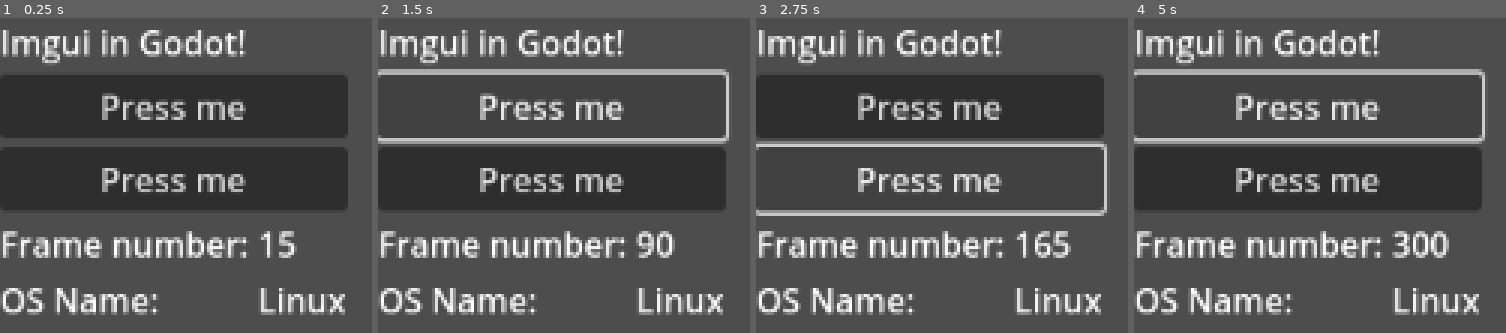
Above: before the commit, frames 1-4 (left to right).
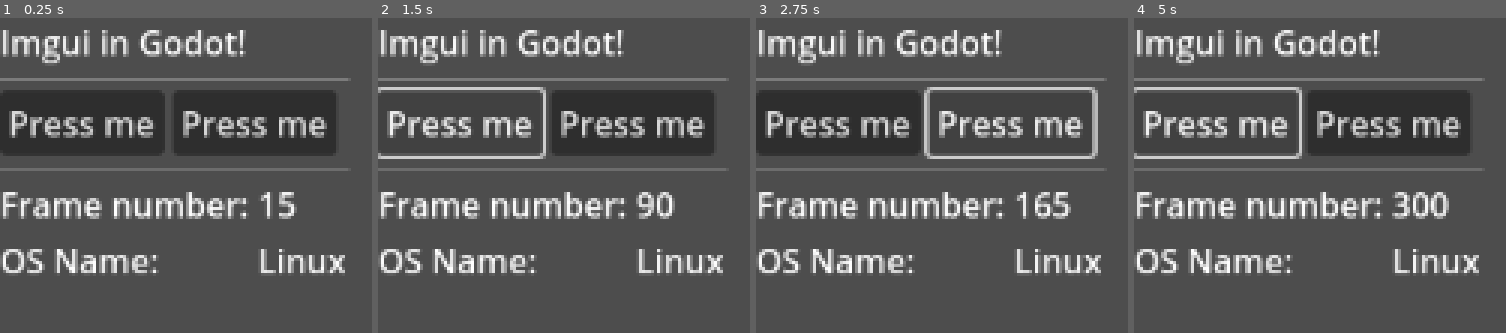
Above: after the commit, the same moments.

Repository: VojtaStruhar/imgui-godot
Game: Godot game, scene res://main.tscn
Two runs of this game, one before a commit and one after it. Both use one fixed random seed, a clock stepped at 60 frames per second and the inputs below.
Inputs:
- Up to frame 1 (0.25 s): no input
- Up to frame 2 (1.5 s): click "Press me" at 0.5 s; click "Press me" at 1.25 s
- Up to frame 3 (2.75 s): click "Press me" at 2 s
- Up to frame 4 (5 s): click "Press me" at 2.75 s; click "Press me" at 3.5 s; click "Press me" at 4.25 s

The runs differ from the first frame. In frame 1, 38% of the frame differs, in the area x 0-94%, y 18-95%; in frame 2, 36%; in frame 3, 29%; in frame 4, 37%.

Commit message:
Formatting, hbox, separators

Diff:
--- a/imgui.gd
+++ b/imgui.gd
@@ -1,11 +1,10 @@
-class_name ImGui extends Control
+class_name ImGui
+extends Control
 
 var __parent: Control = self
-
-var __inputs: Dictionary[NodePath, Dictionary] = {}
+var __inputs: Dictionary[NodePath, Dictionary] = { }
 ## Call depth
 var __cursor: Array[int] = [0]
-
 
 func _process(_delta: float) -> void:
 	if get_child_count() != 0:
@@ -15,6 +14,7 @@
 	__cursor[0] = 0
 
 	begin_vbox()
+
 
 func label(text: String) -> void:
 	var current := _get_current_node()
@@ -27,7 +27,32 @@
 		current = l
 
 	current.text = text
-	__cursor[__cursor.size()-1] += 1  # Next node
+	__cursor[__cursor.size() - 1] += 1 # Next node
+
+
+func separator_h() -> void:
+	var current := _get_current_node()
+	if current is not HSeparator:
+		_destroy_rest_of_this_layout_level()
+		var hs := HSeparator.new()
+		hs.name = str(__cursor).validate_node_name()
+		__parent.add_child(hs)
+		current = hs
+
+	__cursor[__cursor.size() - 1] += 1 # Next node
+
+
+func separator_v() -> void:
+	var current := _get_current_node()
+	if current is not HSeparator:
+		_destroy_rest_of_this_layout_level()
+		var hs := HSeparator.new()
+		hs.name = str(__cursor).validate_node_name()
+		__parent.add_child(hs)
+		current = hs
+
+	__cursor[__cursor.size() - 1] += 1 # Next node
+
 
 func button(text: String) -> bool:
 	var current := _get_current_node()
@@ -42,8 +67,9 @@
 	current.text = text
 	var np := self.get_path_to(current)
 
-	__cursor[__cursor.size()-1] += 1  # Next node
+	__cursor[__cursor.size() - 1] += 1 # Next node
 	return __inputs.erase(np)
+
 
 func begin_vbox() -> void:
 	var c := _get_current_node()
@@ -57,15 +83,38 @@
 	__parent = c
 	__cursor.append(0)
 
+
 func end_vbox() -> void:
 	assert(__parent is VBoxContainer)
-	if __parent.get_child_count() != __cursor[__cursor.size()-1]:
+	if __parent.get_child_count() != __cursor[__cursor.size() - 1]:
 		_destroy_rest_of_this_layout_level()
 
 	__parent = __parent.get_parent()
 	__cursor.pop_back()
-	__cursor[__cursor.size()-1] += 1
+	__cursor[__cursor.size() - 1] += 1
 
+
+func begin_hbox() -> void:
+	var c := _get_current_node()
+	if c is not HBoxContainer:
+		_destroy_rest_of_this_layout_level()
+		var vbox := HBoxContainer.new()
+		vbox.name = str(__cursor).validate_node_name()
+		__parent.add_child(vbox)
+		c = vbox
+
+	__parent = c
+	__cursor.append(0)
+
+
+func end_hbox() -> void:
+	assert(__parent is HBoxContainer)
+	if __parent.get_child_count() != __cursor[__cursor.size() - 1]:
+		_destroy_rest_of_this_layout_level()
+
+	__parent = __parent.get_parent()
+	__cursor.pop_back()
+	__cursor[__cursor.size() - 1] += 1
 
 
 func begin_grid(columns: int) -> void:
@@ -81,18 +130,21 @@
 	__parent = c
 	__cursor.append(0)
 
+
 func end_grid() -> void:
 	assert(__parent is GridContainer)
-	if __parent.get_child_count() != __cursor[__cursor.size()-1]:
+	if __parent.get_child_count() != __cursor[__cursor.size() - 1]:
 		_destroy_rest_of_this_layout_level()
 
 	__parent = __parent.get_parent()
 	__cursor.pop_back()
-	__cursor[__cursor.size()-1] += 1
+	__cursor[__cursor.size() - 1] += 1
+
 
 func _register_button_press(b: Button) -> void:
 	var nodepath := self.get_path_to(b)
-	__inputs[nodepath] = {}
+	__inputs[nodepath] = { }
+
 
 func _get_current_node() -> Control:
 	var c: Control = self
@@ -102,6 +154,7 @@
 		else:
 			return null
 	return c
+
 
 func _destroy_rest_of_this_layout_level() -> void:
 	if __cursor.is_empty():
@@ -114,7 +167,7 @@
 		return
 
 	var p := incorrect_one.get_parent()
-	while p.get_child_count() > __cursor[__cursor.size()-1]:
+	while p.get_child_count() > __cursor[__cursor.size() - 1]:
 		var child := p.get_child(-1)
 		p.remove_child(child)
 		child.queue_free()
--- a/main.gd
+++ b/main.gd
@@ -7,6 +7,9 @@
 	frame_number += 1
 	label("Imgui in Godot!")
 
+	separator_h()
+	begin_hbox()
+
 	if button("Press me"):
 		print("Action 1!")
 		label("Press!")
@@ -14,6 +17,8 @@
 	if button("Press me"):
 		print("Deleting your hard drive rn")
 
+	end_hbox()
+	separator_h()
 
 	begin_grid(2)
 	label("Frame number:")
